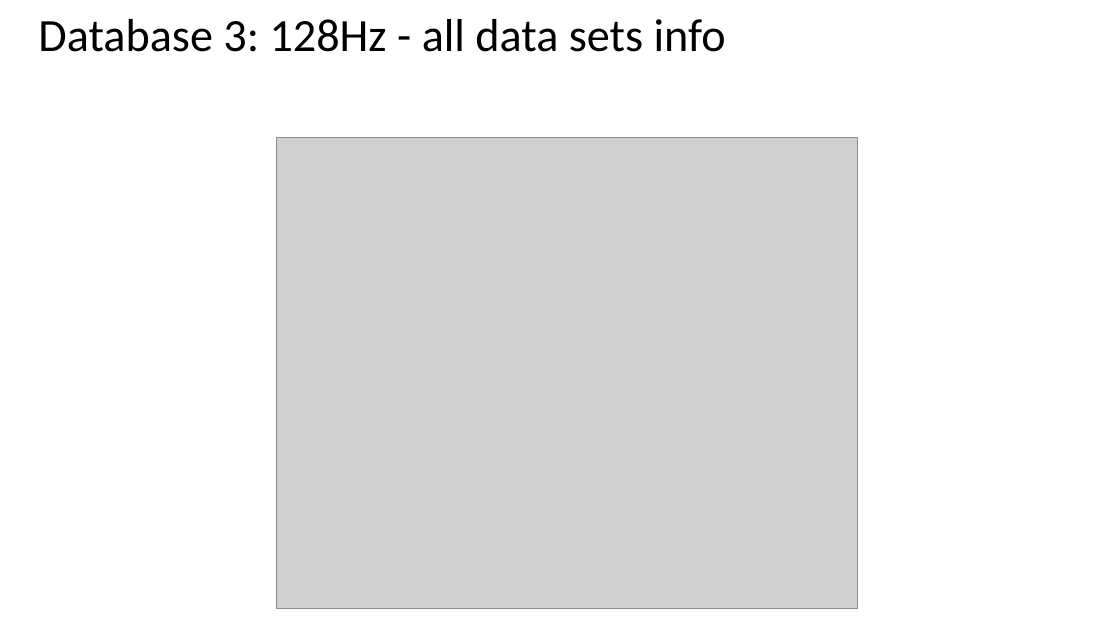
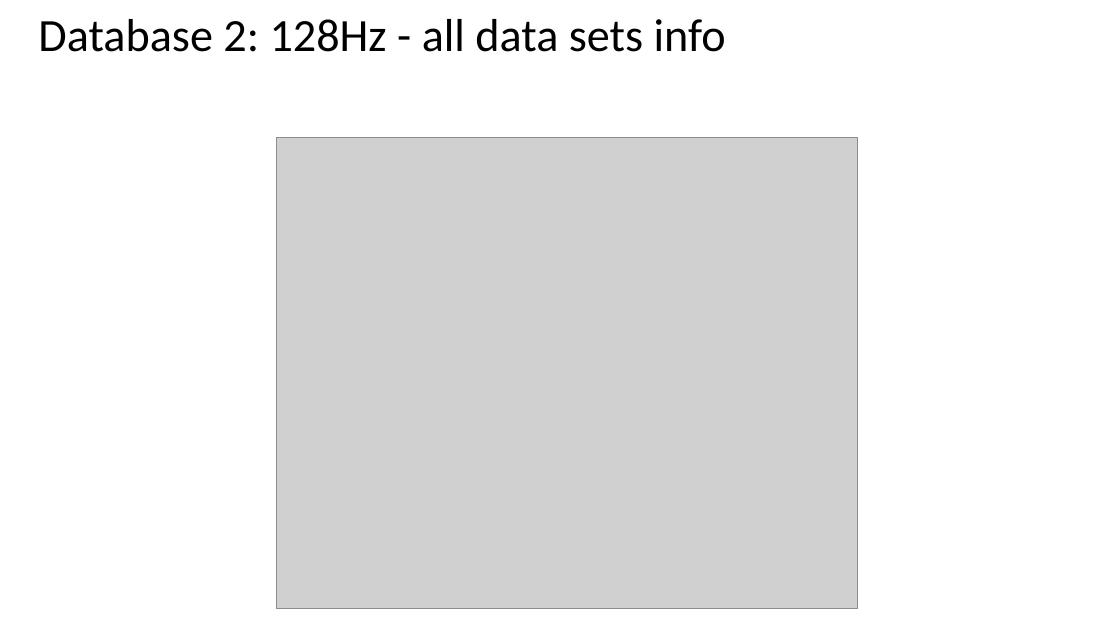
Before and after one commit to AntonioMarsella/github_ecg, a slide deck: slide 8 of db3_ucddb/Resampled/Detecting Sleep Apnea – Projet Period 2 - Resampling - SomeResults.pptx. Drawn at 1120x630 pixels with LibreOffice and Linux fonts; fonts in the diff are those of the drawing; grey boxes stand for pictures. Boxes give left, top, right and bottom in pixels: in the first picture for what was removed or moved away, otherwise in the second. Text is boxed around its words. In the diff, an @@ line names an element or a change of style, - is before the commit and + after.

Commit message:
Revert "typo: Database 2 -> Database 3"
This reverts commit a0170fdb9f83f744fddd5b95f46ad3e26b22d6be.

```diff
--- a/db3_ucddb/Resampled/Detecting Sleep Apnea – Projet Period 2 - Resampling - SomeResults.pptx
+++ b/db3_ucddb/Resampled/Detecting Sleep Apnea – Projet Period 2 - Resampling - SomeResults.pptx
@@ title at <box>38,19,726,52</box>: text changed @@
-Database 3: 128Hz - all data sets info
+Database 2: 128Hz - all data sets info
```
Also in this commit, not shown: 5 other slides changed, 1 other file.
